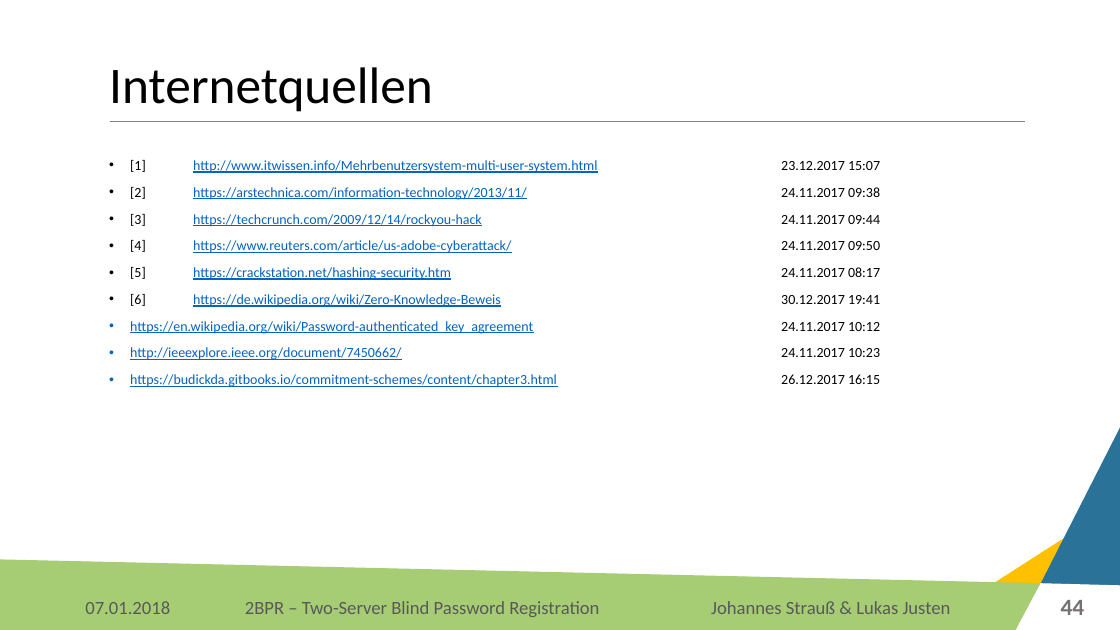
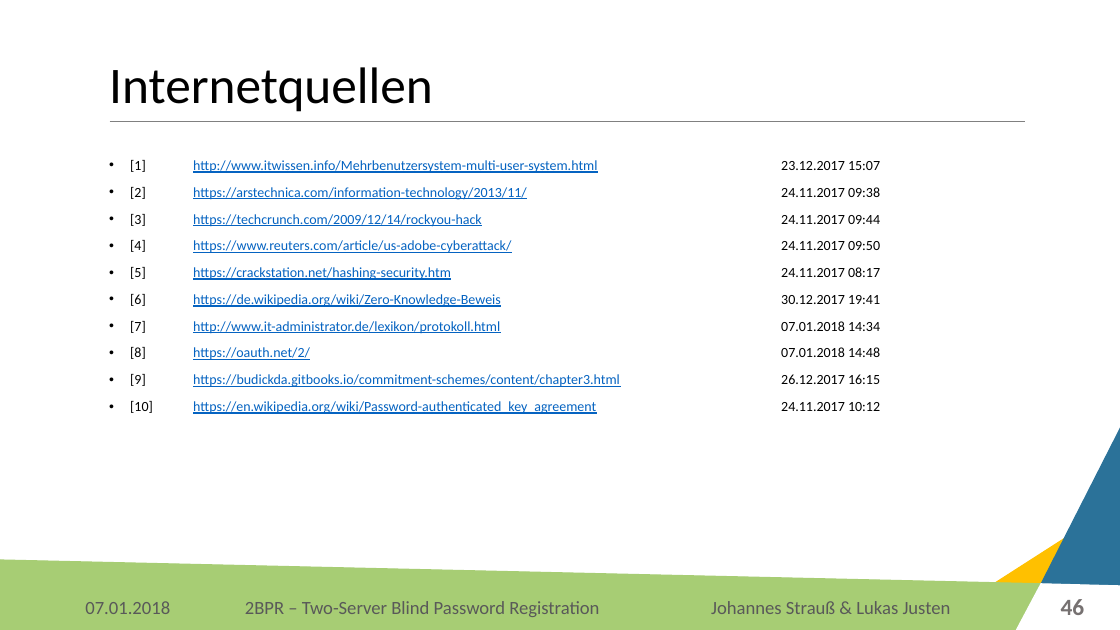
Before and after one commit to Lukas-Justen/IT-Security-2BPR, a slide deck: slide 46 of 2BPR.pptx (slide 44 before the commit). Drawn at 1120x630 pixels with LibreOffice and Linux fonts; fonts in the diff are those of the drawing; background and template pictures are left out. Boxes give left, top, right and bottom in pixels: in the first picture for what was removed or moved away, otherwise in the second. Text is boxed around its words. In the diff, an @@ line names an element or a change of style, - is before the commit and + after.

```diff
--- a/2BPR.pptx
+++ b/2BPR.pptx
@@ text at (130, 321, 880, 414): text changed @@
-• https://en.wikipedia.org/wiki/Password-authenticated_key_agreement 24.11.2017 10:12
-• http://ieeexplore.ieee.org/document/7450662/ 24.11.2017 10:23
-• https://budickda.gitbooks.io/commitment-schemes/content/chapter3.html 26.12.2017 16:15
+• [7] http://www.it-administrator.de/lexikon/protokoll.html 07.01.2018 14:34
+• [8] https://oauth.net/2/ 07.01.2018 14:48
+• [9] https://budickda.gitbooks.io/commitment-schemes/content/chapter3.html 26.12.2017 16:15
+• [10] https://en.wikipedia.org/wiki/Password-authenticated_key_agreement 24.11.2017 10:12
@@ page number at (1061, 599, 1085, 615): text changed @@
-44
+46
```
Also in this commit, not shown: 10 other slides changed, 3 slides added, 1 slide removed, 1 other file.
